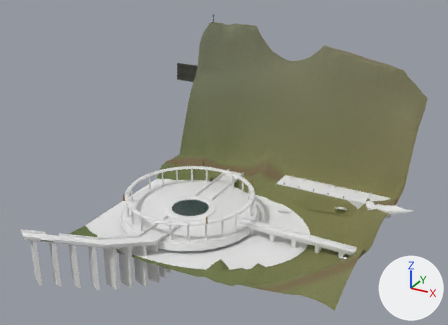
One commit to the glTF model eloria-assets/maps/nymara-regions/mirrorhold/chunks/09_08/world.glb: the scene before it, then after it.
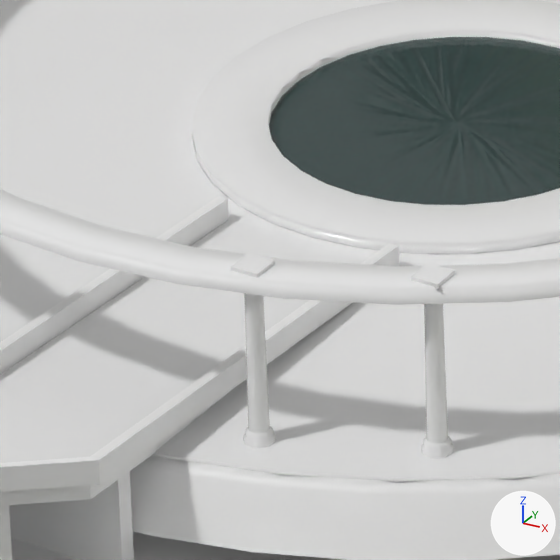
The first picture shows the older version from a 50 mm camera at (160.7, -350.8, 189.4) aimed at (65.5, -177.6, 102.8). The close-ups show the older and then the newer version on the part from 32% to 45% of the width and 60% to 77% of the height of that picture. Only the edits that show in the close-ups are written down. The axes (+X, +Y, +Z) are drawn at lower right. The lights are the same throughout. Where no turn or scale is listed for an object, it has been applied to the vertices. Vertices at exactly the same position are counted once.

Names of what the first close-up shows: 'Landmark_LakeLink_Sanctuary__pale_ashlar', 'Landmark_Ring__pale_ashlar', 'Landmark_Ring__veined_marble', 'Landmark_Ring__water_pool', 'Walk_Landmark_LakeLink_Sanctuary__veined_marble', 'Walk_Landmark_Ring__veined_marble', 'Water_mirrorhold_09_08' and 1 more.
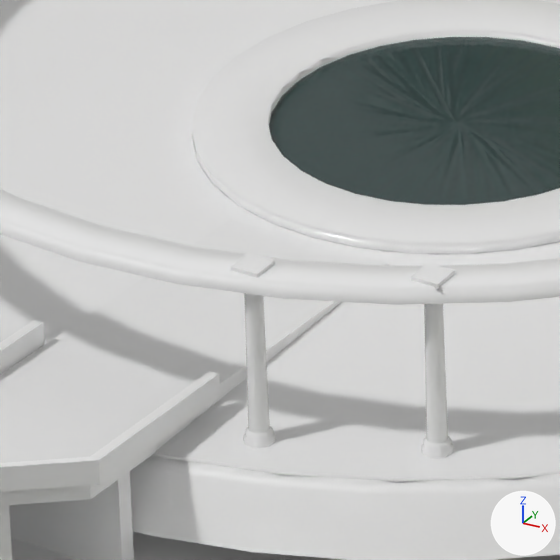
Patch to the scene script:
```diff
--- a/eloria-assets/maps/nymara-regions/mirrorhold/chunks/09_08/world.glb.py
+++ b/eloria-assets/maps/nymara-regions/mirrorhold/chunks/09_08/world.glb.py
@@ me_mirrorhold_lakelink_sanctuary__compact__landmark_lakelink_sanctuary__pale_ashlar @@
 me_mirrorhold_lakelink_sanctuary__compact__landmark_lakelink_sanctuary__pale_ashlar.from_pydata(...)  # 197 vertices, 258 faces; spans x -20.3..21.7, y -19.5..18.1, z -12.0..6.9
 # used by ob_landmark_lakelink_sanctuary__pale_ashlar; location = (35.68, -209.36, 80.0)
 # before: 8 (21.3, 18.1, 3.6), 11 (21.3, 18.1, 4.5) at pixel (389, 243), 13 (21.7, 18.1, 3.6), 14 (21.7, 18.1, 4.5) at pixel (398, 245)
 # before: 16 (14.7, 18.1, 4.5) at pixel (227, 198), 19 (14.7, 18.1, 3.6), 21 (14.3, 18.1, 4.5) at pixel (218, 196), 22 (14.3, 18.1, 3.6)
+# me_mirrorhold_lakelink_sanctuary__compact__landmark_lakelink_sanctuary__pale_ashlar part 1
+for i in [8, 11, 13, 14]: me_mirrorhold_lakelink_sanctuary__compact__landmark_lakelink_sanctuary__pale_ashlar.vertices[i].co += Vector((0.0, -11.0, 0.6))
+# me_mirrorhold_lakelink_sanctuary__compact__landmark_lakelink_sanctuary__pale_ashlar part 2
+for i in [16, 19, 21, 22]: me_mirrorhold_lakelink_sanctuary__compact__landmark_lakelink_sanctuary__pale_ashlar.vertices[i].co += Vector((0.0, -11.0, 0.6))
 me_mirrorhold_lakelink_sanctuary__compact__landmark_lakelink_sanctuary__pale_ashlar.materials.append(mat_pale_ashlar)
```

Pixel boxes [x1, y1, x2, y2] of what changed, in the close-ups (560 x 560 px; the box of a moved part takes in the faces that stretch with it):
'Landmark_LakeLink_Sanctuary__pale_ashlar', reshaped: before [0, 196, 399, 560]; after [0, 263, 389, 560]
part 1 of me_mirrorhold_lakelink_sanctuary__compact__landmark_lakelink_sanctuary__pale_ashlar, moved or reshaped: before [90, 243, 399, 484]; after [90, 371, 220, 484]
part 2 of me_mirrorhold_lakelink_sanctuary__compact__landmark_lakelink_sanctuary__pale_ashlar, moved or reshaped: before [0, 196, 229, 375]; after [0, 320, 45, 375]
